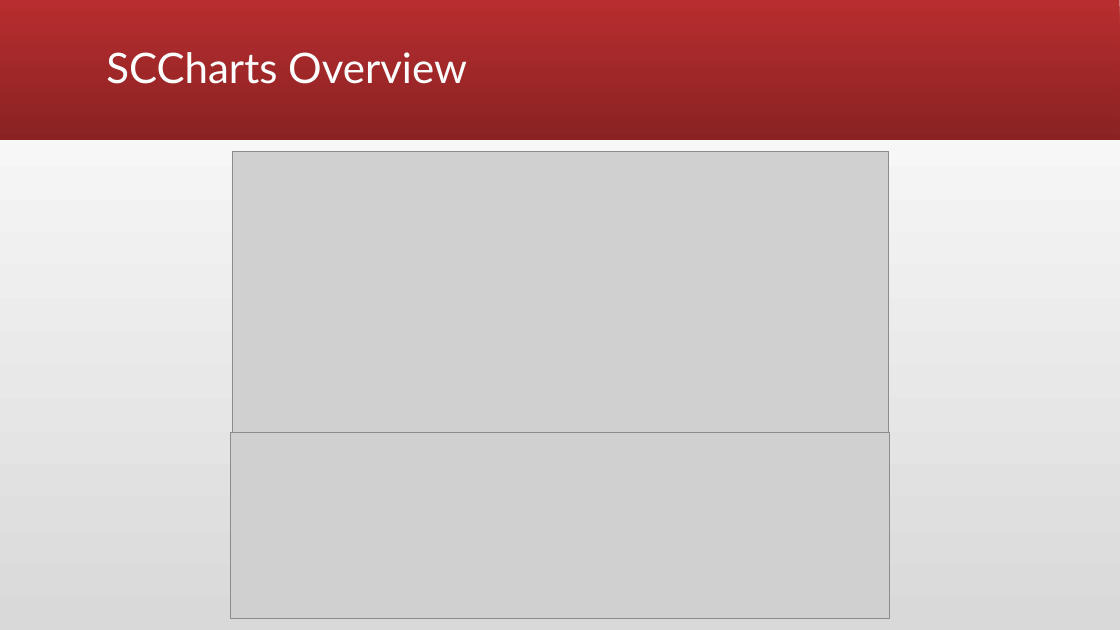
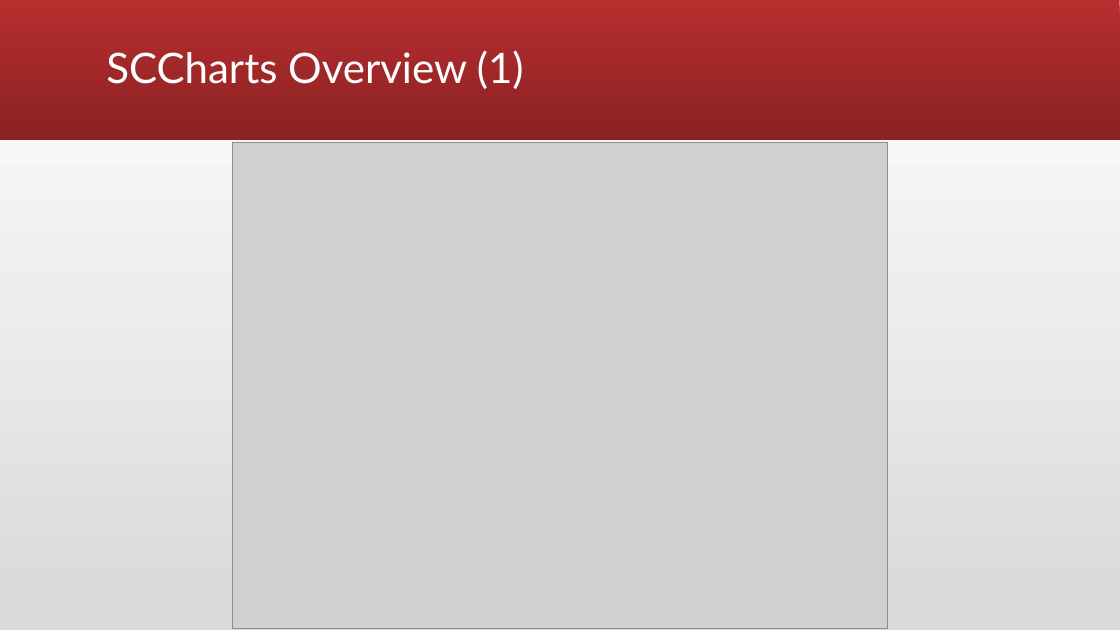
Before and after one commit to sherjeelshehzad/pacemaker, a slide deck: slide 2 of Assignment 2.pptx. Drawn at 1120x630 pixels with LibreOffice and Linux fonts; fonts in the diff are those of the drawing; grey boxes stand for pictures. Boxes give left, top, right and bottom in pixels: in the first picture for what was removed or moved away, otherwise in the second. Text is boxed around its words. In the diff, an @@ line names an element or a change of style, - is before the commit and + after.

Commit message:
added scchart powerpoint pics

```diff
--- a/Assignment 2.pptx
+++ b/Assignment 2.pptx
@@ title at <box>106,50,524,89</box>: text changed @@
-SCCharts Overview
+SCCharts Overview (1)
@@ picture: place and size @@
-picture at <box>232,152,889,435</box>
+picture at <box>233,143,888,628</box>
@@ picture removed at <box>230,433,889,619</box> @@
```
Also in this commit, not shown: 7 slides added, 9 slides removed.
